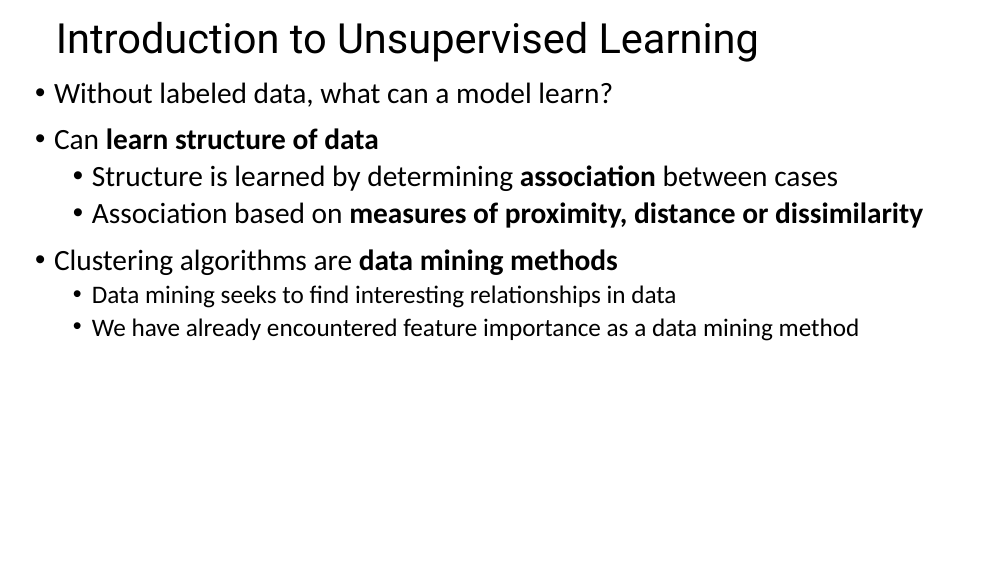
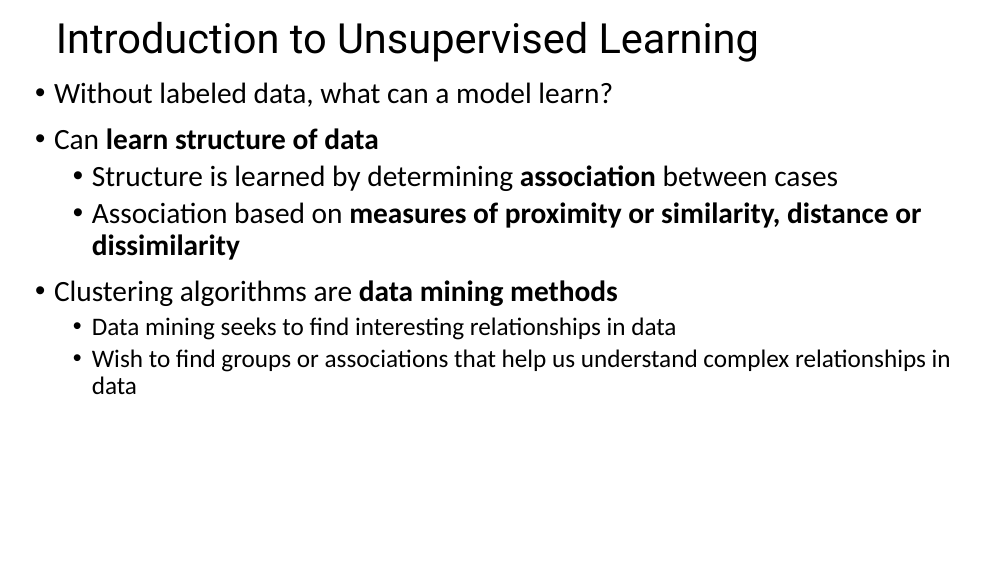
Before and after one commit to StephenElston/CSCI-E-108, a slide deck: slide 3 of slides/6_IntroductionToClustering.pptx. Drawn at 1008x567 pixels with LibreOffice and Linux fonts; fonts in the diff are those of the drawing. Boxes give left, top, right and bottom in pixels: in the first picture for what was removed or moved away, otherwise in the second. Text is boxed around its words. In the diff, an @@ line names an element or a change of style, - is before the commit and + after.

```diff
--- a/slides/6_IntroductionToClustering.pptx
+++ b/slides/6_IntroductionToClustering.pptx
@@ text at [92, 202, 921, 260]: text changed @@
-  • Association based on measures of proximity, distance or dissimilarity
+  • Association based on measures of proximity or similarity, distance or dissimilarity
@@ text at [92, 349, 951, 395]: text changed @@
-  • We have already encountered feature importance as a data mining method
+  • Wish to find groups or associations that help us understand complex relationships in data
```
Also in this commit, not shown: 1 other slide changed.
